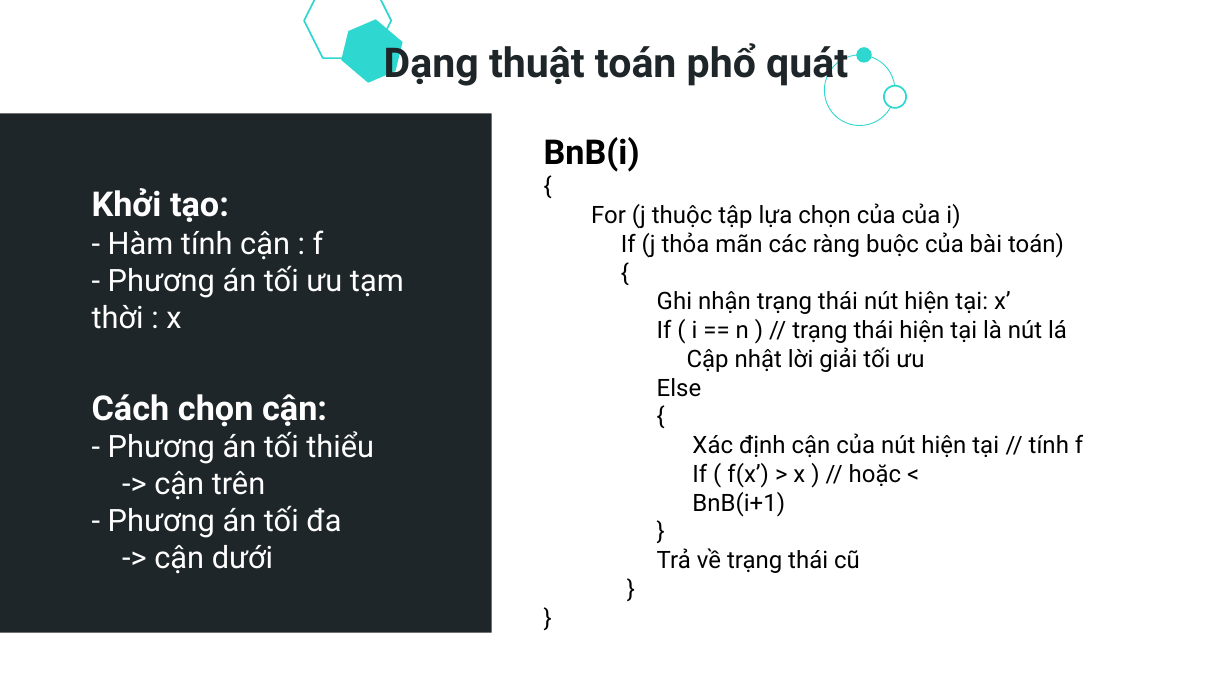
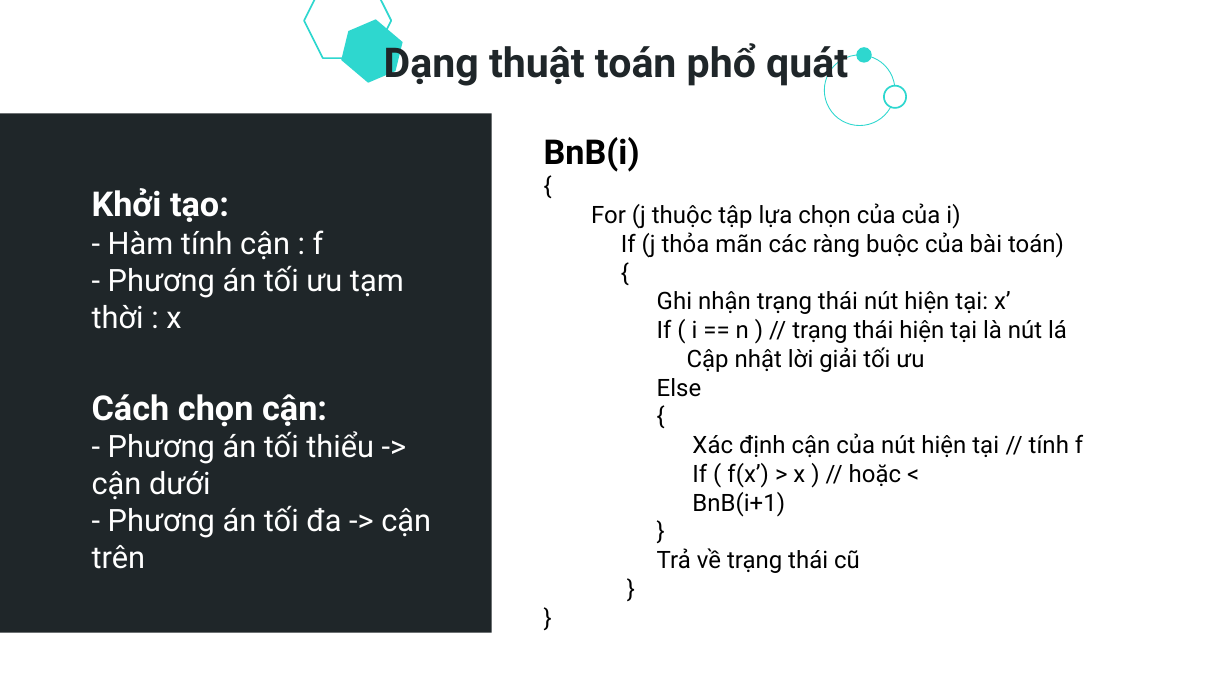
Before and after one commit to bthZang/CS112.N22.KHCL.1, a slide deck: slide 6 of Branch-and-bound-group-1.pptx. Drawn at 1232x693 pixels with LibreOffice and Linux fonts; fonts in the diff are those of the drawing. Boxes give left, top, right and bottom in pixels: in the first picture for what was removed or moved away, otherwise in the second. Text is boxed around its words. In the diff, an @@ line names an element or a change of style, - is before the commit and + after.

```diff
--- a/Branch-and-bound-group-1.pptx
+++ b/Branch-and-bound-group-1.pptx
@@ text at box(92, 431, 431, 569): text changed @@
-- Phương án tối thiểu
--> cận trên
-- Phương án tối đa
--> cận dưới
+- Phương án tối thiểu -> cận dưới
+- Phương án tối đa -> cận trên
```
